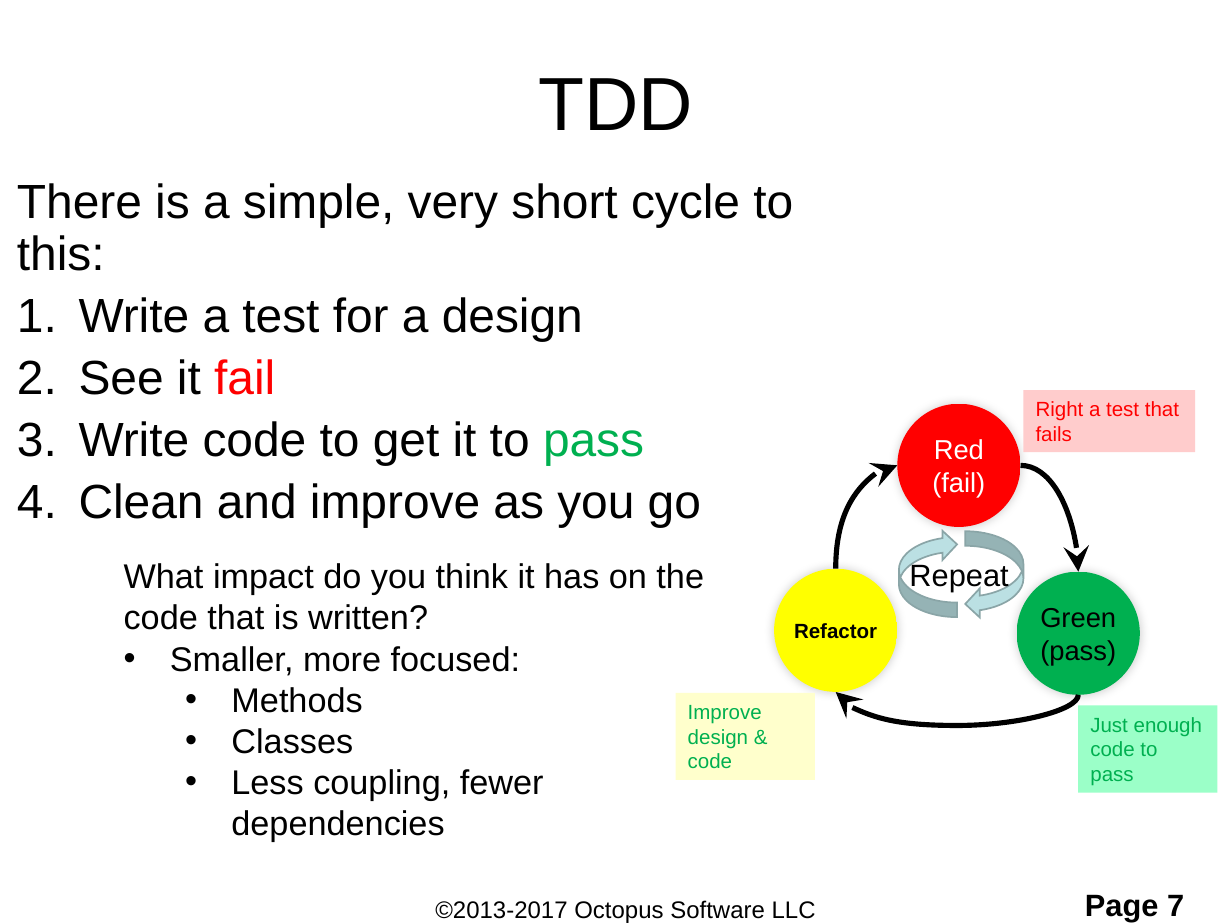
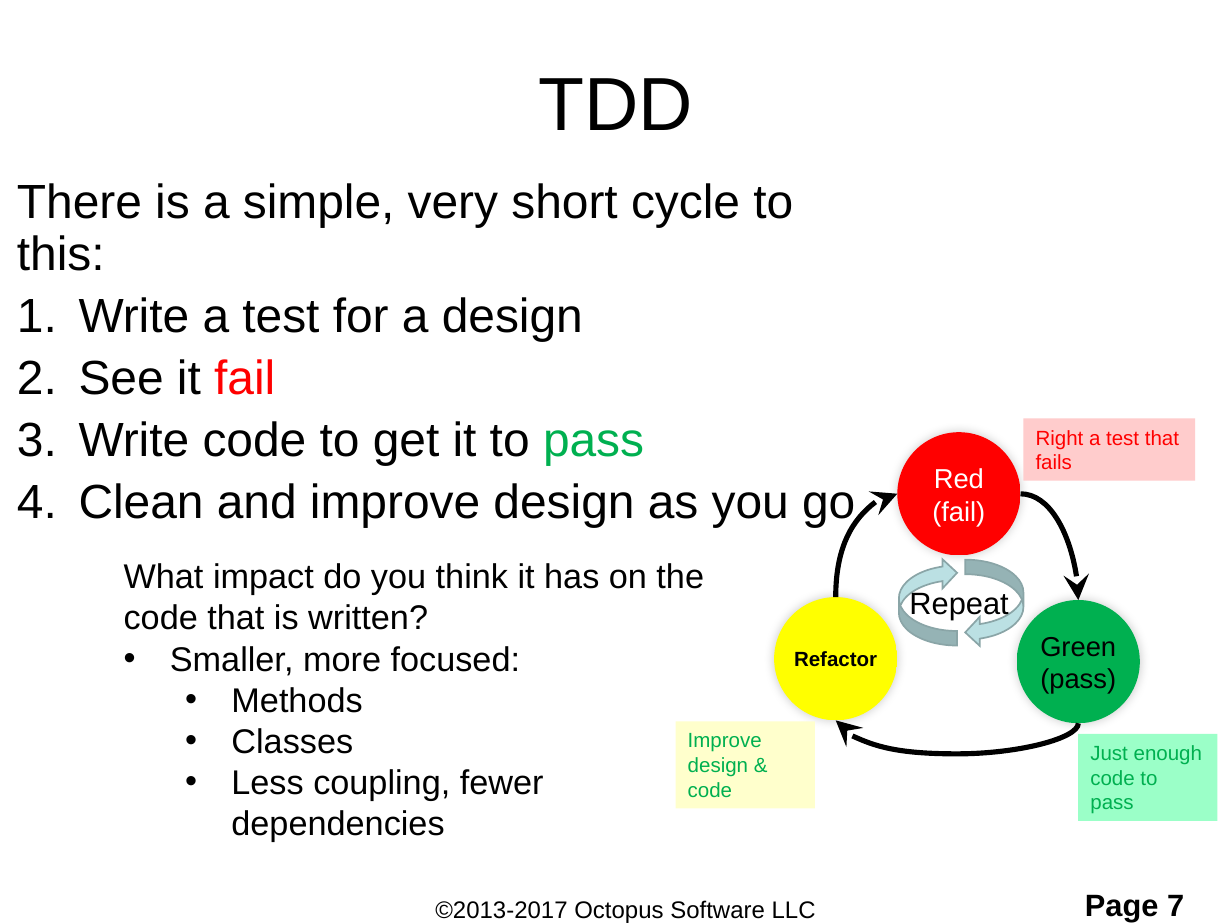
Before and after one commit to ShaneOctopus/RomanConversionStarting, a slide deck: slide 7 of workingFiles/TDD and BDD.pptx. Drawn at 1232x924 pixels with LibreOffice and Linux fonts; fonts in the diff are those of the drawing; background and template pictures are left out. Boxes give left, top, right and bottom in pixels: in the first picture for what was removed or moved away, otherwise in the second. Text is boxed around its words. In the diff, an @@ line names an element or a change of style, - is before the commit and + after.

```diff
--- a/workingFiles/TDD and BDD.pptx
+++ b/workingFiles/TDD and BDD.pptx
@@ text at (79, 483, 855, 527): text changed @@
-4. Clean and improve as you go
+4. Clean and improve design as you go
@@ 3 ellipses, 3 rectangles, 3 curved arrows, 2 curved left arrows, 1 text: place and size @@
-3 ellipses, 3 rectangles, 3 curved arrows, 2 curved left arrows, 1 text at (675, 391, 1217, 793)
+3 ellipses, 3 rectangles, 3 curved arrows, 2 curved left arrows, 1 text at (675, 419, 1217, 822)
```
Also in this commit, not shown: 8 other slides changed, 19 slides removed, 1 other file.
